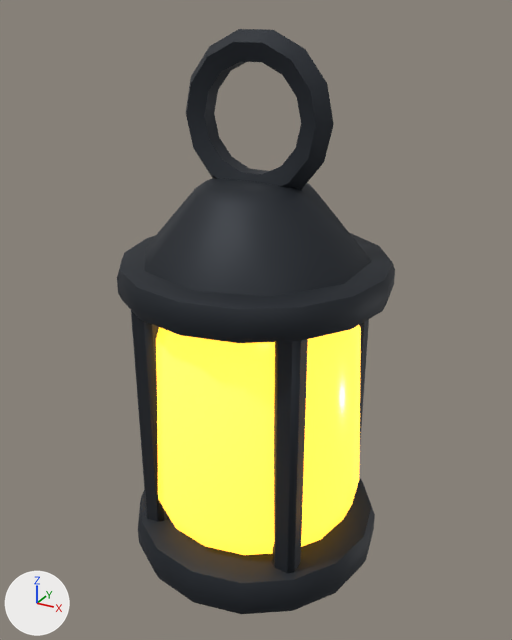
One commit to the FBX model Assets/ShipMayham/Art/Generated/Models/Lantern.fbx: the scene before it, then after it.
Rendered twice from a 50 mm camera at (0.26, -0.472, 0.454) aimed at (0.001, -0.001, 0.218). Lighting does not change. The marker at lower left points along +X, +Y and +Z. The picture after the commit comes second. Where no turn or scale is listed for an object, it has been applied to the vertices.

In view in the first picture: 'Lantern'.
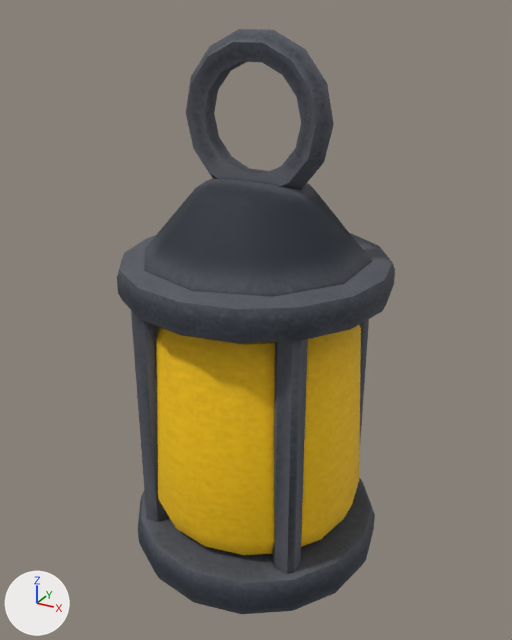
Where the newer file only moved an object's origin or applied its transform, the numbers keep the older frame.

Where the change shows, as pixel boxes [x1, y1, x2, y2] in the pictures (512 x 640 px):
'Lantern', recoloured, surface changed: [117, 29, 394, 614] in both
part 1 of me_lantern, recoloured (lighter): [117, 29, 394, 614] in both
part 2 of me_lantern, recoloured (darker): [156, 325, 361, 555] in both

The change, as a list of edits to the scene's bpy script:
```text
Add img_lantern_paint_png:
    img_lantern_paint_png = load_image('Lantern_Paint.png', '../Textures/Lantern_Paint.png', 512, 512, 'sRGB')
Add mat_lantern_paint:
    mat_lantern_paint = principled_material('Lantern_Paint')
    mat_lantern_paint.texture = img_lantern_paint_png
    mat_lantern_paint.roughness = 0.78
Change me_lantern:
    where me_lantern.from_pydata(...)  # 514 vertices, 472 faces; spans x -0.11..0.11, y -0.11..0.11, z 0.0..0.44
    used by ob_lantern; location = (0.0, 0.0, 0.0)
    me_lantern part 1: all 390 faces that had it switch from mat_metal_dark (dark grey #2c3138) to mat_lantern_paint (picture img_lantern_paint_png)
    me_lantern part 2: all 82 faces that had it switch from mat_glass_glow (yellow #ffd36b, glowing orange #ffb630) to mat_lantern_paint (picture img_lantern_paint_png)
    me_lantern part 3: texture (UV) coordinates changed
```
